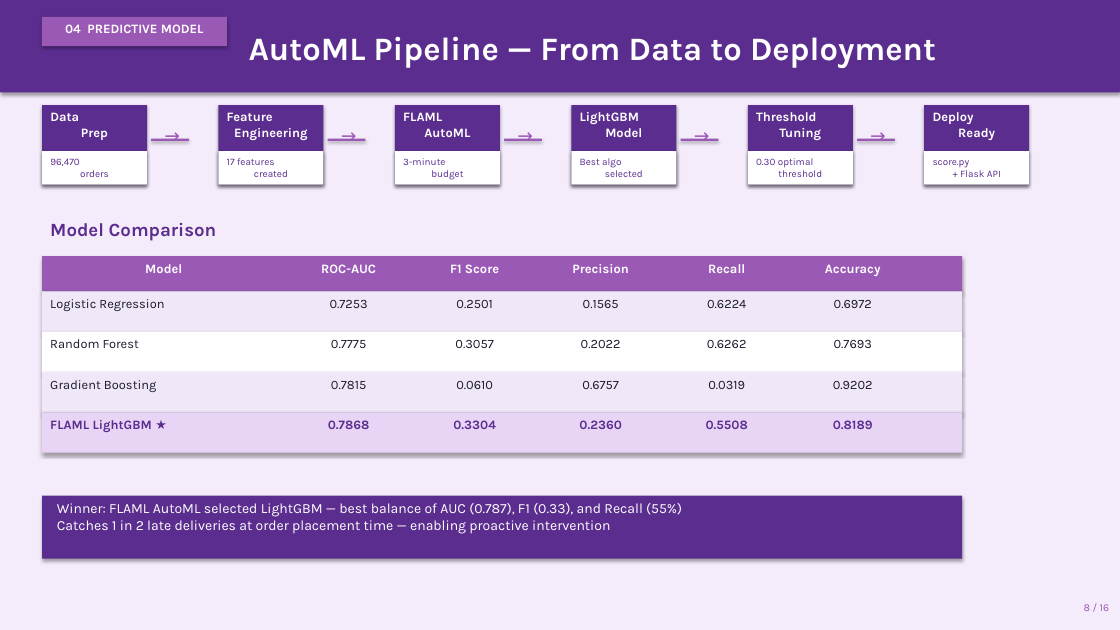
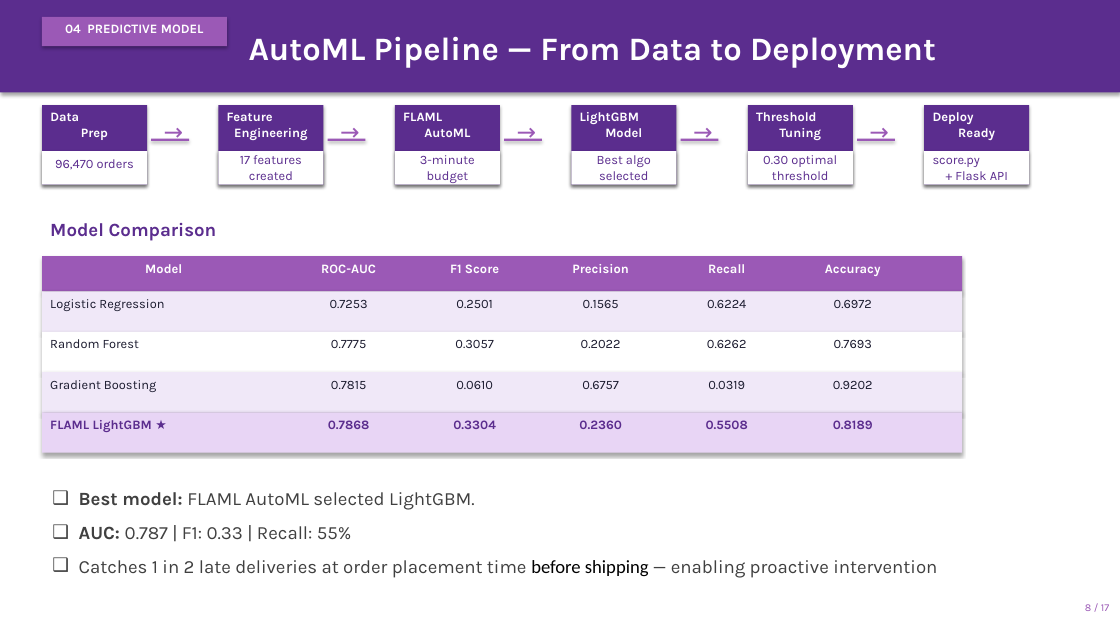
Before and after one commit to Alanood-Alyafeai/olist_analytics_AdvanceBusinessAnalytics_Project, a slide deck: slide 8 of Olist_Delivery_Intelligence_Presentation.pptx. Drawn at 1120x630 pixels with LibreOffice and Linux fonts; fonts in the diff are those of the drawing. Boxes give left, top, right and bottom in pixels: in the first picture for what was removed or moved away, otherwise in the second. Text is boxed around its words. In the diff, an @@ line names an element or a change of style, - is before the commit and + after.

```diff
--- a/Olist_Delivery_Intelligence_Presentation.pptx
+++ b/Olist_Delivery_Intelligence_Presentation.pptx
@@ rectangle removed at box(0, 0, 1120, 630) @@
@@ 5 texts: place and size @@
-5 texts at box(155, 120, 895, 154)
+5 texts at box(155, 113, 895, 150)
@@ size 16 to 20 pt in 5 elements at box(155, 113, 189, 150), box(332, 113, 365, 150), box(508, 113, 542, 150), box(685, 113, 718, 150), box(861, 113, 895, 150) @@
@@ size 8.5 to 11 pt in 6 elements at box(240, 155, 302, 180), box(420, 155, 475, 183), box(597, 155, 651, 180), box(763, 155, 837, 180), box(933, 157, 1008, 180), box(55, 159, 134, 170) @@
@@ rectangle removed at box(42, 496, 962, 559) @@
@@ text at box(79, 492, 937, 578): text changed; size 12 to 16 pt; text colour #FFFFFF to #404040 @@
-Winner: FLAML AutoML selected LightGBM — best balance of AUC (0.787), F1 (0.33), and Recall (55%)
-Catches 1 in 2 late deliveries at order placement time — enabling proactive intervention
+❑ Best model: FLAML AutoML selected LightGBM.
+❑ AUC: 0.787 | F1: 0.33 | Recall: 55%
+  Catches 1 in 2 late deliveries at order placement time before shipping — enabling proactive intervention
@@ text at box(1085, 604, 1109, 611): text changed @@
-8 / 16
+8 / 17
```
Also in this commit, not shown: 9 other slides changed, 8 slides added, 6 slides removed.
